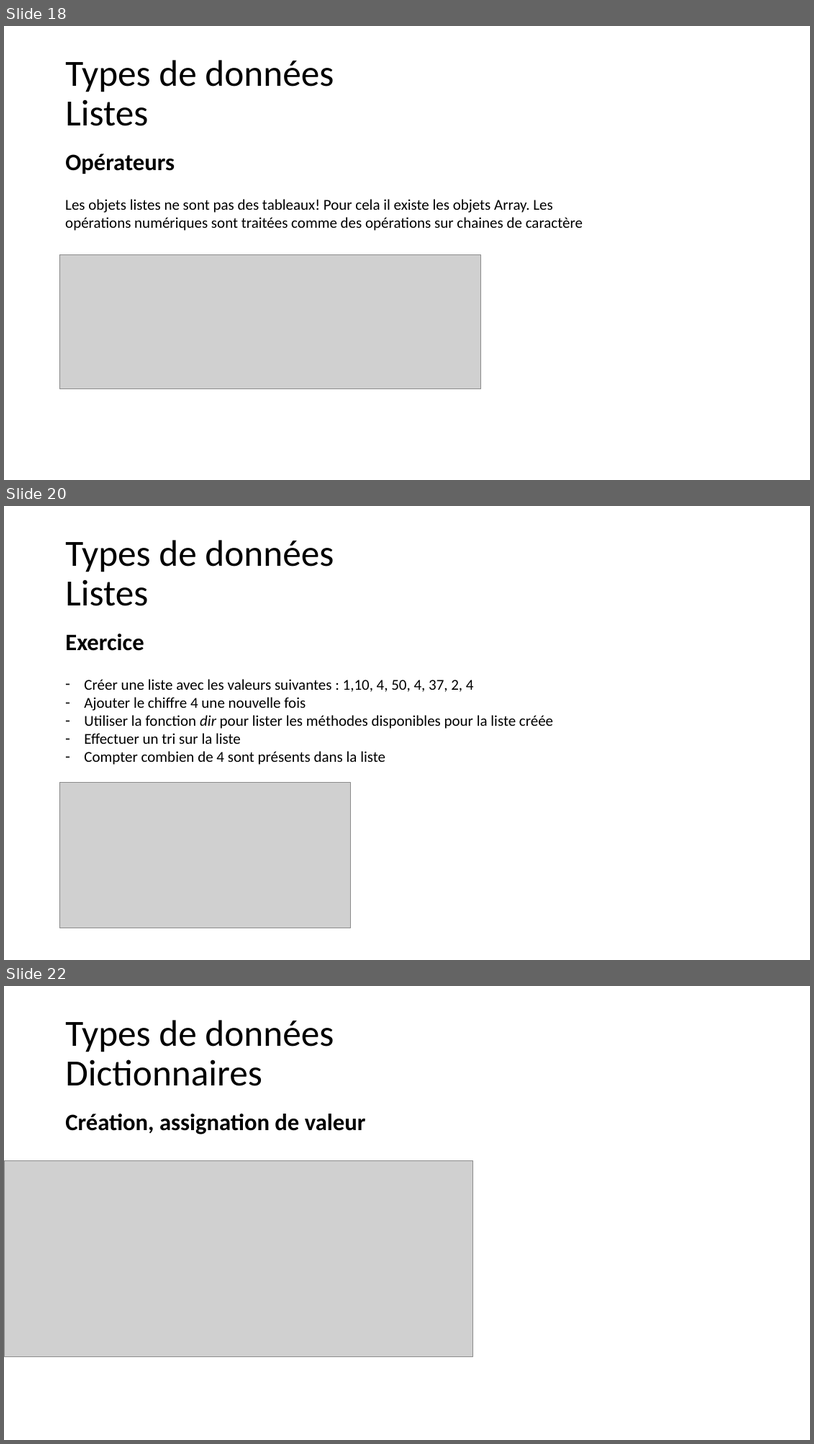
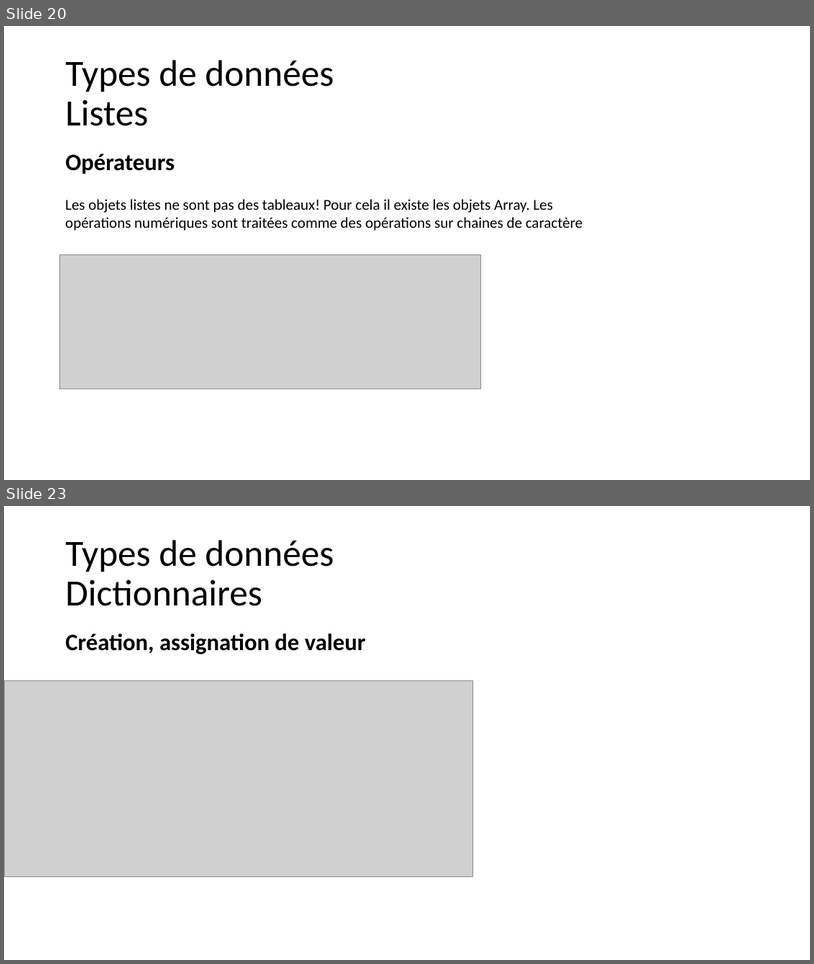
Before and after one commit to aubinthomas/Course, a slide deck: python_debutant/Formation Python débutant.pptx. Shown one above the other, each under a label of ours: slides 18, 20 and 22 before the commit, slides 20 and 23 after it; the slides between them are not shown. The pictures are 814x1444 and 814x964 pixels, drawn with LibreOffice and Linux fonts; fonts in the diff are those of the drawing; grey boxes stand for pictures. Boxes give left, top, right and bottom in pixels: in the first picture for what was removed or moved away, otherwise in the second. Text is boxed around its words. In the diff, an @@ line names an element or a change of style, - is before the commit and + after.

```diff
--- a/python_debutant/Formation Python débutant.pptx
+++ b/python_debutant/Formation Python débutant.pptx
@@ slide 20 removed at (4,506,810,960), background #FFFFFF @@
@@ title removed at (65,540,334,606) @@
-Types de données
-Listes
@@ text removed at (65,633,144,651) @@
-Exercice
@@ text removed at (84,679,553,764) @@
-– Créer une liste avec les valeurs suivantes : 1,10, 4, 50, 4, 37, 2, 4
-– Ajouter le chiffre 4 une nouvelle fois
-– Utiliser la fonction dir pour lister les méthodes disponibles pour la liste créée
-– Effectuer un tri sur la liste
-– Compter combien de 4 sont présents dans la liste
@@ picture removed at (59,782,350,928) @@
@@ what was slide 18 is now slide 20 @@
@@ what was slide 22 is now slide 23 @@
```
Also in this commit, not shown: 2 slides changed, 3 slides added, 2 other files.
